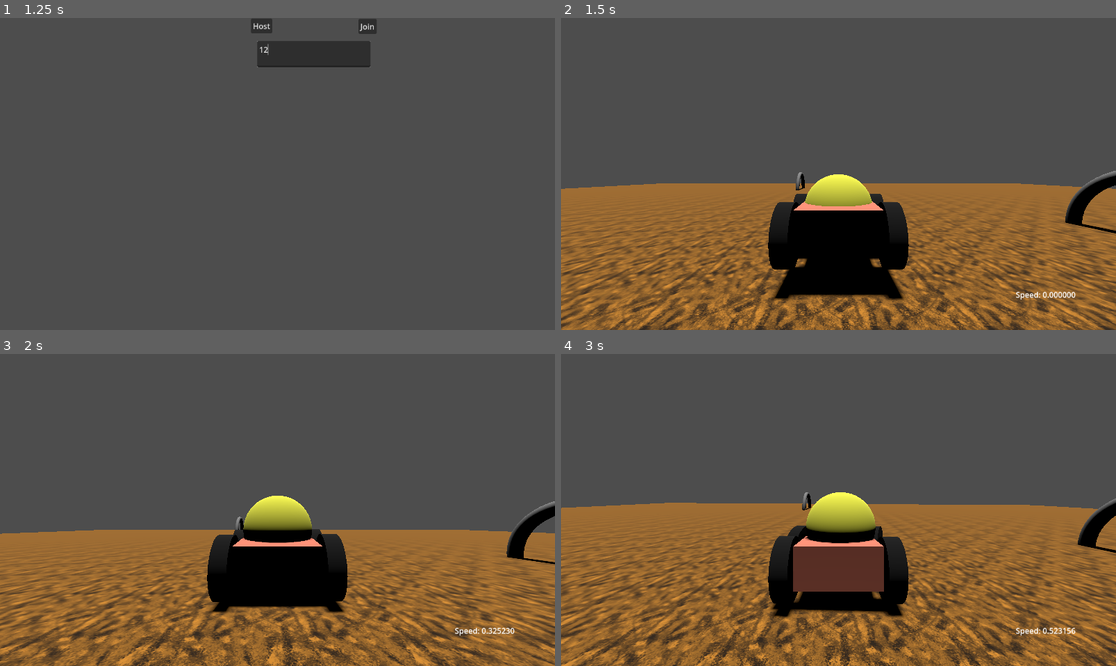
Above: before the commit, frames 1-4 (two rows, left to right).
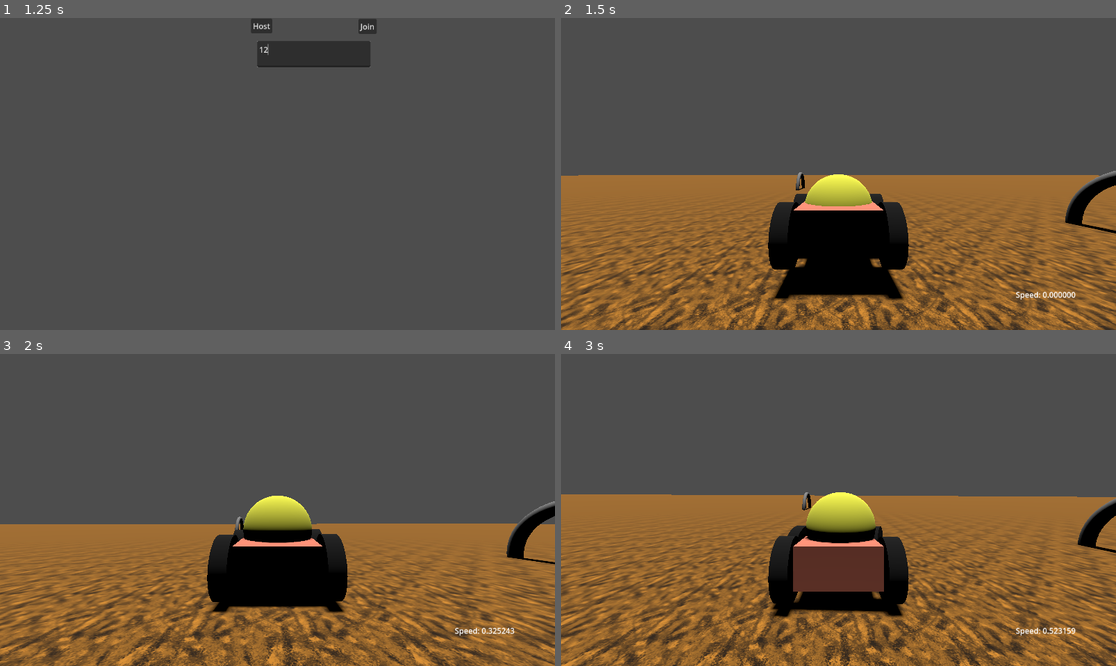
Above: after the commit, the same moments.

Repository: Aadniz/pqcrg
Game: Godot game, scene res://game_scene.tscn
Same seed, same stepped clock (60 frames per second), same inputs: the game is played once before the commit and once after it.
Inputs (mouse positions are in pixels of both pictures, inside the frame that each line leads up to):
- Up to frame 1 (1.25 s): click (316, 55) at 0.52 s; type "12" at 0.6 s
- Up to frame 2 (1.5 s): click "Host" at 1.25 s
- Up to frame 3 (2 s): no input
- Up to frame 4 (3 s): hold D (right) 2.03-2.78 s; hold S (backward) from 2.78 s (still down)

Frame 1 is identical in both runs. In frame 2, 2.6% of the frame differs, in the area x 0-100%, y 50-55%; in frame 3, 1.8%; in frame 4, 2.7%, in the area x 0-100%, y 44-90%.

Commit message:
kristian sine endringer

Diff:
--- a/multiplayergame/game_scene.tscn
+++ b/multiplayergame/game_scene.tscn
@@ -11,10 +11,7 @@
 
 [sub_resource type="PlaneMesh" id="PlaneMesh_i1nn6"]
 material = SubResource("StandardMaterial3D_dj6vr")
-size = Vector2(50, 50)
-
-[sub_resource type="ConcavePolygonShape3D" id="ConcavePolygonShape3D_ixgq7"]
-data = PackedVector3Array(25, 0, 25, -25, 0, 25, 25, 0, -25, -25, 0, 25, -25, 0, -25, 25, 0, -25)
+size = Vector2(500, 500)
 
 [sub_resource type="PrismMesh" id="PrismMesh_a0tdt"]
 left_to_right = 0.0
@@ -22,6 +19,9 @@
 
 [sub_resource type="ConcavePolygonShape3D" id="ConcavePolygonShape3D_lusya"]
 data = PackedVector3Array(-1, 0.25, 1.5, 1, -0.25, 1.5, -1, -0.25, 1.5, -1, 0.25, -1.5, -1, -0.25, -1.5, 1, -0.25, -1.5 …(286 unchanged characters)…
+
+[sub_resource type="ConcavePolygonShape3D" id="ConcavePolygonShape3D_aadnd"]
+data = PackedVector3Array(250, 0, 250, -250, 0, 250, 250, 0, -250, -250, 0, 250, -250, 0, -250, 250, 0, -250)
 
 [sub_resource type="BoxMesh" id="BoxMesh_lw2dg"]
 size = Vector3(1, 5, 5)
@@ -33,22 +33,22 @@
 script = ExtResource("1_wjks6")
 player_scene = ExtResource("1_a015f")
 
-[node name="MeshInstance3D" type="MeshInstance3D" parent="."]
+[node name="bakke" type="MeshInstance3D" parent="."]
 mesh = SubResource("PlaneMesh_i1nn6")
 
-[node name="StaticBody3D" type="StaticBody3D" parent="MeshInstance3D"]
-
-[node name="CollisionShape3D" type="CollisionShape3D" parent="MeshInstance3D/StaticBody3D"]
-shape = SubResource("ConcavePolygonShape3D_ixgq7")
-
-[node name="MeshInstance3D" type="MeshInstance3D" parent="MeshInstance3D"]
+[node name="hopp" type="MeshInstance3D" parent="bakke"]
 transform = Transform3D(1, 0, 0, 0, 1, 0, 0, 0, 1, -7.9172, 0.285609, 0)
 mesh = SubResource("PrismMesh_a0tdt")
 
-[node name="StaticBody3D" type="StaticBody3D" parent="MeshInstance3D/MeshInstance3D"]
+[node name="StaticBody3D" type="StaticBody3D" parent="bakke/hopp"]
 
-[node name="CollisionShape3D" type="CollisionShape3D" parent="MeshInstance3D/MeshInstance3D/StaticBody3D"]
+[node name="CollisionShape3D" type="CollisionShape3D" parent="bakke/hopp/StaticBody3D"]
 shape = SubResource("ConcavePolygonShape3D_lusya")
+
+[node name="StaticBody3D" type="StaticBody3D" parent="bakke"]
+
+[node name="CollisionShape3D" type="CollisionShape3D" parent="bakke/StaticBody3D"]
+shape = SubResource("ConcavePolygonShape3D_aadnd")
 
 [node name="DirectionalLight3D" type="DirectionalLight3D" parent="."]
 transform = Transform3D(1, 0, 0, 0, -4.37114e-08, 1, 0, -1, -4.37114e-08, 0, 11.242, 0)
--- a/multiplayergame/player.gd
+++ b/multiplayergame/player.gd
@@ -7,6 +7,7 @@
 const ENGINE_POWER = 600
 var paused = false
 var respawn_rotation = Vector3.ZERO
+var respawn_momentum = Vector3.ZERO
 
 # Called when the node enters the scene tree for the first time.
 func _ready():
@@ -17,7 +18,7 @@
 func _process(delta):
 	if Input.is_action_just_pressed("respawn"):
 		rotation = respawn_rotation
-		linear_velocity = Vector3.ZERO
+		linear_velocity = respawn_momentum
 		position = $respawn_point.position
 	if Input.is_action_just_pressed("menu"):
 		pauseMenu()
@@ -44,6 +45,7 @@
 func set_checkpoint(checkpoint_position):
 	$respawn_point.position = checkpoint_position
 	respawn_rotation = rotation
+	respawn_momentum = get_linear_velocity()
 
 func _on_resume_pressed():
 	$pause_menu.hide()
